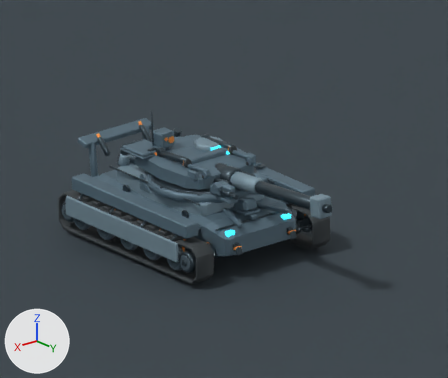
An edit to the Blender file content/source-art/colossus-siege-v2.blend, drawn before and after from the same camera.
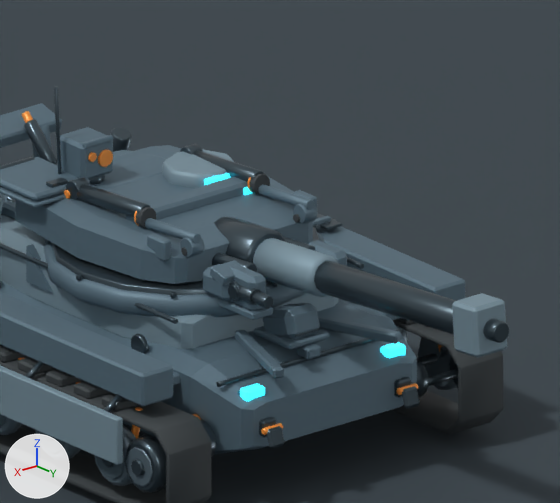
Each version is shown from the file's camera 'PreviewCamera', then close up on the part from 29% to 79% of the width and 20% to 73% of the height. The axes (+X, +Y, +Z) are drawn at lower left. The lights are the same throughout. The older version's two pictures come first.

The scene before the commit, as lines of its bpy script (objects in view):
```python
ob_colossussiegeplatformturret_mortarrecuperator_l_outerbarrel = bpy.data.objects.new('ColossusSiegePlatformTurret_MortarRecuperator_L_OuterBarrel', me_colossussiegeplatformturret_mortarrecuperator_l_outerbarrel_mes)
ob_colossussiegeplatformturret_mortarrecuperator_l_outerbarrel.location = (-0.42, 0.071, 1.403)
ob_colossussiegeplatformturret_mortarrecuperator_r_innerramrod = bpy.data.objects.new('ColossusSiegePlatformTurret_MortarRecuperator_R_InnerRamRod', me_colossussiegeplatformturret_mortarrecuperator_r_innerramrod_mes)
ob_colossussiegeplatformturret_mortarrecuperator_r_innerramrod.location = (0.42, 0.571, 1.38)
ob_previewfloor = bpy.data.objects.new('PreviewFloor', me_plane)
ob_previewfloor.location = (0.0, 0.0, -0.015)
# also in view: 'ColossusSiegePlatformChassis_RecoilSpade_RecoilSpade_BladePlate' at (0.0, -1.76, 1.13); 'ColossusGun_BreechCollar' at (0.0, 0.74, 1.2); 'ColossusWheel_FrontIdler_R_Dish' at (1.26, 1.32, 0.36); 'ColossusWheel_FrontIdler_R_Rim' at (1.2, 1.32, 0.36); 'ColossusArmor_Sponson_L' at (-1.08, -0.02, 0.79)
```
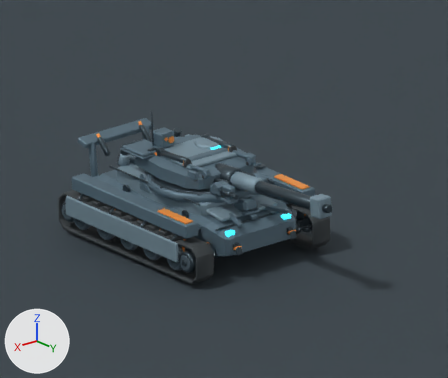
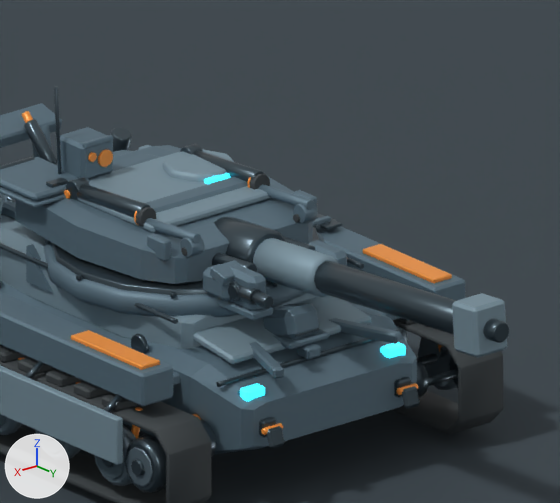
Diff of the bpy script that builds the scene:
```diff
--- a/content/source-art/colossus-siege-v2.blend.py
+++ b/content/source-art/colossus-siege-v2.blend.py
@@ me_colossuswarning_sponsontrim_r_mesh @@
+me_colossuswarning_sponsontrim_r_mesh.from_pydata(...)  # 24 vertices, 26 faces; spans x 1.01..1.15, y 0.56..1.2, z 0.886..0.914
+me_colossuswarning_sponsontrim_r_mesh.materials.append(mat_colossussignalamber)  # orange #f9993f
@@ me_colossuswarning_sponsontrim_l_mesh @@
+me_colossuswarning_sponsontrim_l_mesh.from_pydata(...)  # 24 vertices, 26 faces; spans x -1.15..-1.01, y 0.56..1.2, z 0.886..0.914
+me_colossuswarning_sponsontrim_l_mesh.materials.append(mat_colossussignalamber)  # orange #f9993f
@@ me_colossusarmor_turretroofshield_mesh @@
+me_colossusarmor_turretroofshield_mesh.from_pydata(...)  # 24 vertices, 26 faces; spans x -0.46..0.46, y -0.37..0.47, z 1.328..1.373
+me_colossusarmor_turretroofshield_mesh.materials.append(mat_colossuslightarmor)  # greyish blue #8199a6
@@ me_colossusarmor_glacisreactiveplate_mesh @@
+me_colossusarmor_glacisreactiveplate_mesh.from_pydata(...)  # 24 vertices, 26 faces; spans x -0.52..0.52, y 0.831..1.249, z 0.748..0.852
+me_colossusarmor_glacisreactiveplate_mesh.materials.append(mat_colossuslightarmor)  # greyish blue #8199a6
@@ ob_colossuswarning_sponsontrim_r @@
+ob_colossuswarning_sponsontrim_r = bpy.data.objects.new('ColossusWarning_SponsonTrim_R', me_colossuswarning_sponsontrim_r_mesh)
+ob_colossuswarning_sponsontrim_r.location = (0.0, 0.0, -0.001)
@@ ob_colossuswarning_sponsontrim_l @@
+ob_colossuswarning_sponsontrim_l = bpy.data.objects.new('ColossusWarning_SponsonTrim_L', me_colossuswarning_sponsontrim_l_mesh)
+ob_colossuswarning_sponsontrim_l.location = (0.0, 0.0, -0.001)
@@ ob_colossusarmor_turretroofshield @@
+ob_colossusarmor_turretroofshield = bpy.data.objects.new('ColossusArmor_TurretRoofShield', me_colossusarmor_turretroofshield_mesh)
+ob_colossusarmor_turretroofshield.location = (0.0, 0.0, 0.008)
@@ ob_colossusarmor_glacisreactiveplate @@
+ob_colossusarmor_glacisreactiveplate = bpy.data.objects.new('ColossusArmor_GlacisReactivePlate', me_colossusarmor_glacisreactiveplate_mesh)
+ob_colossusarmor_glacisreactiveplate.location = (0.0, 0.0, 0.027)
```

What differs and where, as boxes [x1, y1, x2, y2] in the close-ups (560 x 503 px):
'ColossusArmor_TurretRoofShield', added
    after: [77, 153, 270, 233]
'ColossusArmor_GlacisReactivePlate', added
    after: [193, 295, 371, 364]
'ColossusWarning_SponsonTrim_L', added (orange)
    after: [363, 244, 452, 283]
'ColossusWarning_SponsonTrim_R', added (orange)
    after: [71, 330, 160, 370]
'ColossusArmor_TurretBustle', unchanged, covered by the edit
    before: [93, 150, 167, 190]
    after: [111, 150, 162, 172]
